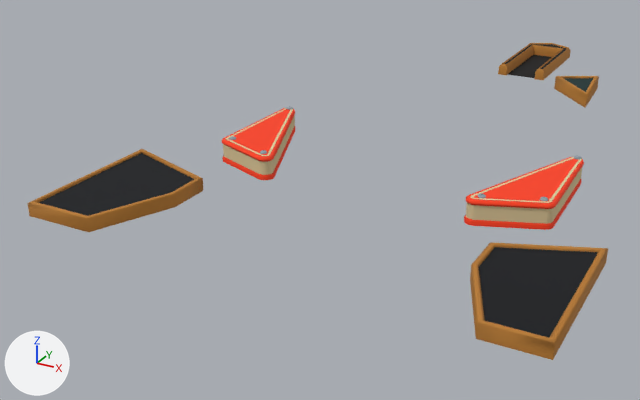
What one commit did to the COLLADA model Art/Models/premium/aurora-plastics.dae.
Both versions are drawn from a 50 mm camera at (0.5, -1.966, 0.523) aimed at (-0.202, -0.69, -0.115). Every picture has the same lights, and +X, +Y and +Z are marked at lower left. The older version comes first. Vertices at exactly the same position are counted once.

Names of what the first picture shows: 'accent', 'cabinet_shell', 'dark', 'enamel', 'metal', 'sling_lens_0', 'sling_lens_1' and 1 more.
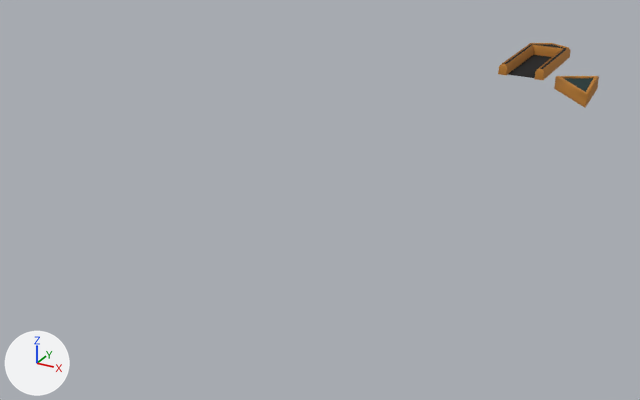
Edits to the bpy script that builds the scene:
```text
Change me_accent:
    used by ob_accent; location = (0.0, 0.0, 0.0)
    remove me_accent.from_pydata(...)  # 123 vertices, 202 faces; spans x -0.407..0.336, y -1.167..0.107, z 0.0..0.028
    add me_accent.from_pydata(...)  # 63 vertices, 102 faces; spans x -0.064..0.159, y -0.29..0.107, z 0.0..0.028
    me_accent part 1: the loose piece of 30 vertices spanning x 0.201..0.336, y -1.167..-0.919, z 0.0..0.022 is deleted
    me_accent part 2: the loose piece of 30 vertices spanning x -0.407..-0.246, y -1.167..-0.918, z 0.0..0.022 is deleted
Remove ob_sling_lens_0:
    ob_sling_lens_0 = bpy.data.objects.new('sling_lens_0', me_sling_lens_0)
    ob_sling_lens_0.location = (0.0, 0.0, 0.0)
Remove ob_enamel:
    ob_enamel = bpy.data.objects.new('enamel', me_enamel)
    ob_enamel.location = (0.0, 0.0, 0.0)
Remove ob_metal:
    ob_metal = bpy.data.objects.new('metal', me_metal)
    ob_metal.location = (0.0, 0.0, 0.0)
Remove ob_sling_lens_1:
    ob_sling_lens_1 = bpy.data.objects.new('sling_lens_1', me_sling_lens_1)
    ob_sling_lens_1.location = (0.0, 0.0, 0.0)
Remove ob_cabinet_shell:
    ob_cabinet_shell = bpy.data.objects.new('cabinet_shell', me_cabinet_shell)
    ob_cabinet_shell.location = (0.0, 0.0, 0.0)
```

Where the change shows, as pixel boxes (x1, y1, x2, y2) in the pictures (640 x 400 px):
'cabinet_shell', deleted
    before: (39, 153, 598, 338)
'accent', reshaped (82% narrower, 79% shorter)
    before: (28, 43, 608, 360)
    after: (498, 43, 599, 108)
'sling_lens_1', deleted (red)
    before: (464, 157, 584, 230)
'enamel', deleted
    before: (223, 108, 583, 224)
'sling_lens_0', deleted (red)
    before: (222, 108, 295, 180)
'metal', deleted
    before: (229, 106, 581, 201)
part 1 of me_accent, deleted (orange)
    before: (470, 242, 608, 360)
part 2 of me_accent, deleted (orange)
    before: (28, 149, 203, 232)
